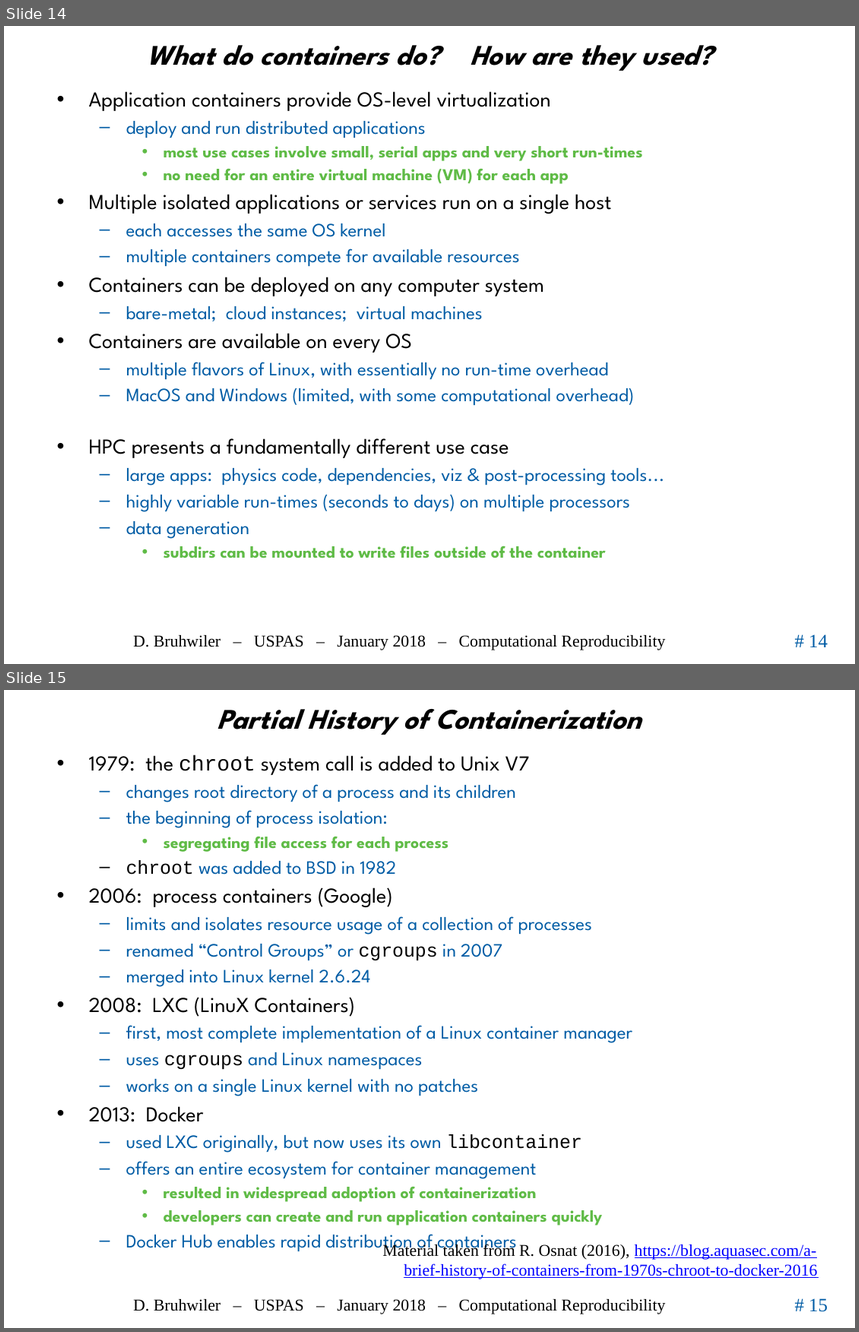
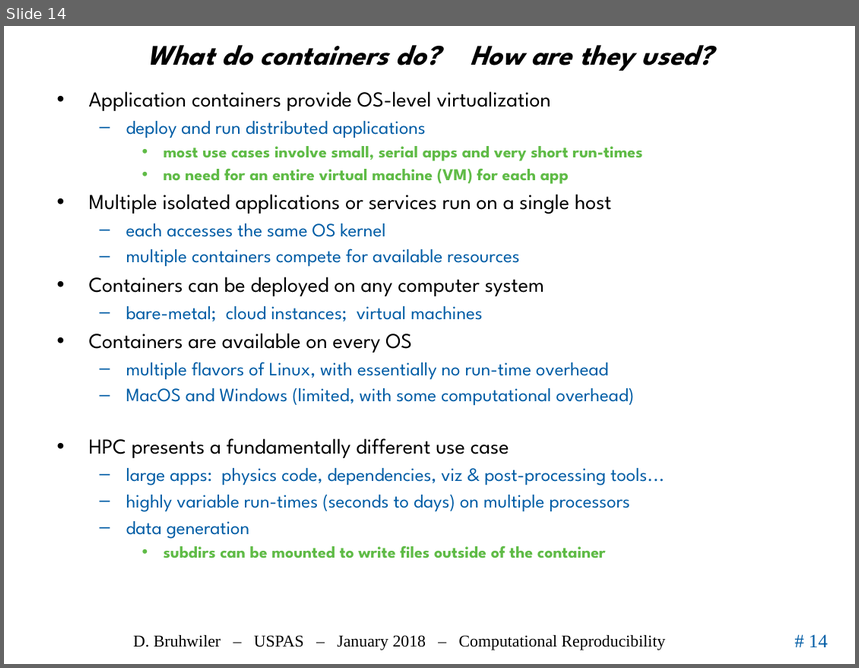
Before and after one commit to uspas/simbeamplasma18, a slide deck: computational_reproducibility/lecture/2018_ComputationalReproducibility_Bruhwiler_USPAS.pptx. Shown one above the other, each under a label of ours: slides 14 and 15 before the commit, slide 14 after it. The pictures are 859x1332 and 859x668 pixels, drawn with LibreOffice and Linux fonts; fonts in the diff are those of the drawing; background and template pictures are left out. Boxes give left, top, right and bottom in pixels: in the first picture for what was removed or moved away, otherwise in the second. Text is boxed around its words. In the diff, an @@ line names an element or a change of style, - is before the commit and + after.

```diff
--- a/computational_reproducibility/lecture/2018_ComputationalReproducibility_Bruhwiler_USPAS.pptx
+++ b/computational_reproducibility/lecture/2018_ComputationalReproducibility_Bruhwiler_USPAS.pptx
@@ slide 15 removed at box(4, 690, 855, 1328), background #FFFFFF; not listed: 3 template elements that a slide beside it also shows @@
@@ title removed at box(217, 710, 642, 735) @@
-Partial History of Containerization
@@ text removed at box(89, 755, 633, 1254) @@
-• 1979: the chroot system call is added to Unix V7
-  – changes root directory of a process and its children
-  – the beginning of process isolation:
-    • segregating file access for each process
-  – chroot was added to BSD in 1982
-• 2006: process containers (Google)
-  – limits and isolates resource usage of a collection of processes
-  – renamed “Control Groups” or cgroups in 2007
-  – merged into Linux kernel 2.6.24
-• 2008: LXC (LinuX Containers)
-  – first, most complete implementation of a Linux container manager
-  – uses cgroups and Linux namespaces
-  – works on a single Linux kernel with no patches
-• 2013: Docker
-  – used LXC originally, but now uses its own libcontainer
-  – offers an entire ecosystem for container management
-    • resulted in widespread adoption of containerization
-    • developers can create and run application containers quickly
-  – Docker Hub enables rapid distribution of containers
@@ text removed at box(382, 1243, 817, 1280) @@
-Material taken from R. Osnat (2016), https://blog.aquasec.com/a-brief-history-of-containers-from-1970s-chroot-to-docker-2016
```
Also in this commit, not shown: 4 slides changed.
